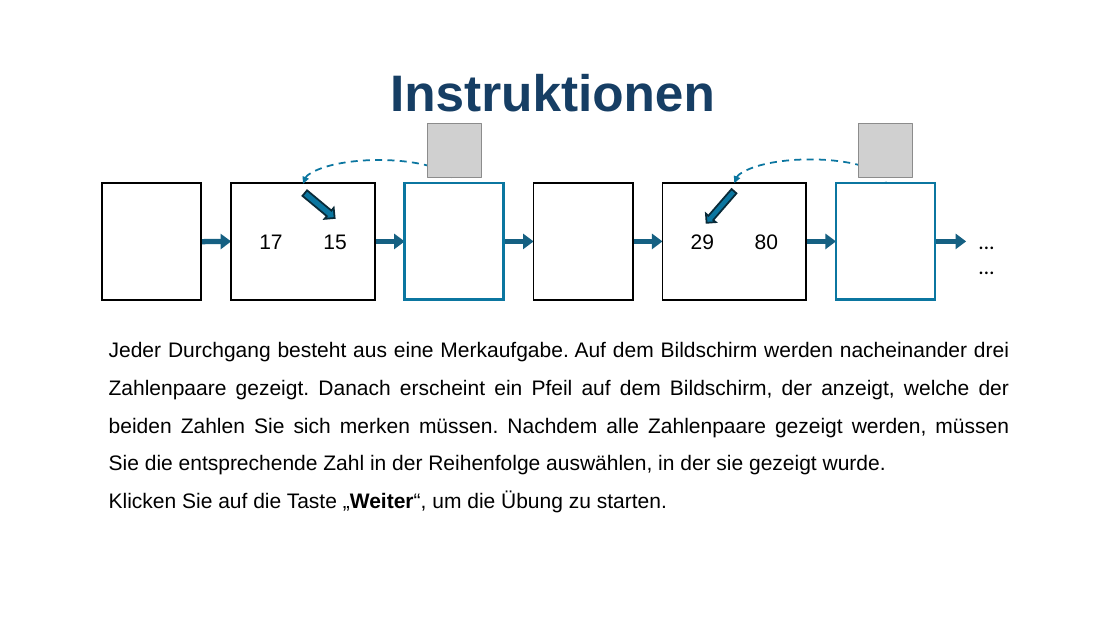
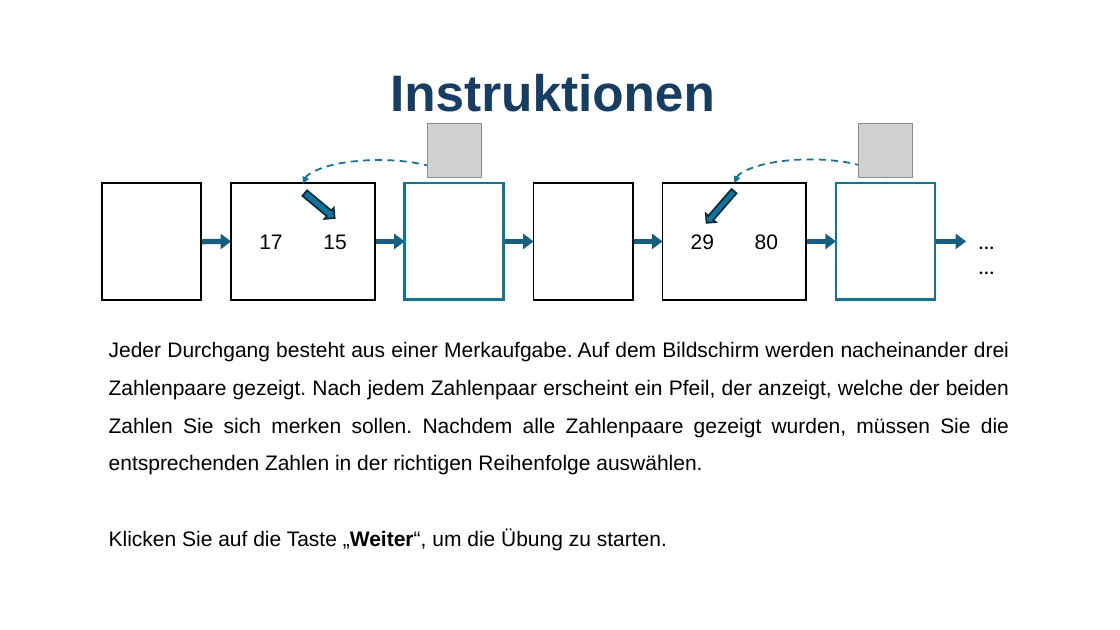
Before and after one commit to GidonFrischkorn/Ambizione-IndividualDifferencesStudy, a slide deck: slide 2 of tasks/number-complex-span/assets/images/instruction-de/instruction.pptx. Drawn at 1120x630 pixels with LibreOffice and Linux fonts; fonts in the diff are those of the drawing; grey boxes stand for pictures. Boxes give left, top, right and bottom in pixels: in the first picture for what was removed or moved away, otherwise in the second. Text is boxed around its words. In the diff, an @@ line names an element or a change of style, - is before the commit and + after.

```diff
--- a/tasks/number-complex-span/assets/images/instruction-de/instruction.pptx
+++ b/tasks/number-complex-span/assets/images/instruction-de/instruction.pptx
@@ text at box(109, 341, 1009, 475): text changed @@
-Jeder Durchgang besteht aus eine Merkaufgabe. Auf dem Bildschirm werden nacheinander drei Zahlenpaare gezeigt. Danach erscheint ein Pfeil auf dem Bildschirm, der anzeigt, welche der beiden Zahlen Sie sich merken müssen. Nachdem alle Zahlenpaare gezeigt werden, müssen Sie die entsprechende Zahl in der Reihenfolge auswählen, in der sie gezeigt wurde.
+Jeder Durchgang besteht aus einer Merkaufgabe. Auf dem Bildschirm werden nacheinander drei Zahlenpaare gezeigt. Nach jedem Zahlenpaar erscheint ein Pfeil, der anzeigt, welche der beiden Zahlen Sie sich merken sollen. Nachdem alle Zahlenpaare gezeigt wurden, müssen Sie die entsprechenden Zahlen in der richtigen Reihenfolge auswählen.
```
Also in this commit, not shown: 2 other slides changed, 4 other files.
